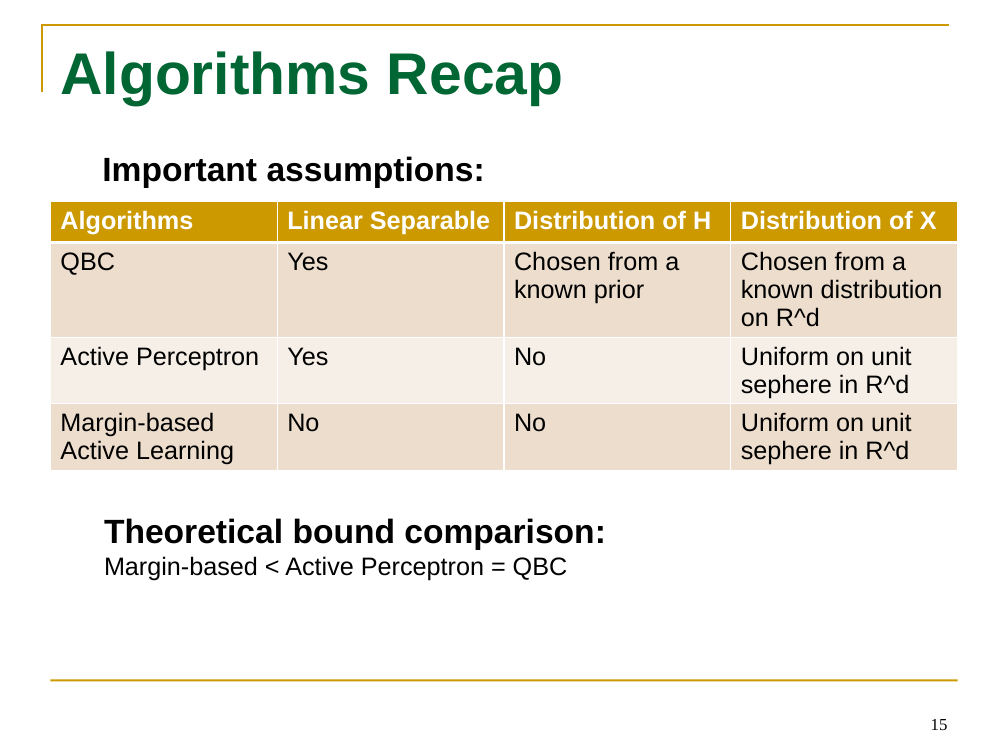
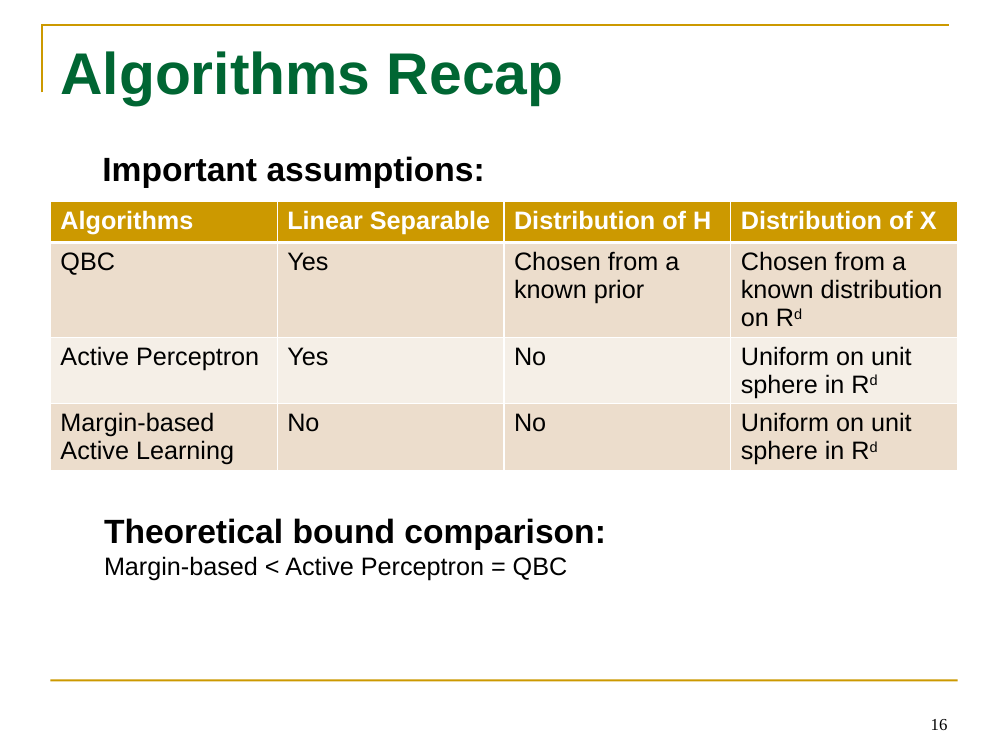
Before and after one commit to tttyy/Active-Learning, a slide deck: slide 16 of presentation/Activelearning.pptx (slide 15 before the commit). Drawn at 1008x756 pixels with LibreOffice and Linux fonts; fonts in the diff are those of the drawing. Boxes give left, top, right and bottom in pixels: in the first picture for what was removed or moved away, otherwise in the second. Text is boxed around its words. In the diff, an @@ line names an element or a change of style, - is before the commit and + after.

```diff
--- a/presentation/Activelearning.pptx
+++ b/presentation/Activelearning.pptx
@@ table at (50,202,958,485) @@
-row 2, column 4: Chosen from a known distribution on R^d
+row 2, column 4: Chosen from a known distribution on Rd
-row 3, column 4: Uniform on unit sephere in R^d
+row 3, column 4: Uniform on unit sphere in Rd
-row 4, column 4: Uniform on unit sephere in R^d
+row 4, column 4: Uniform on unit sphere in Rd
@@ page number at (931,719,948,730): text changed @@
-15
+16
```
Also in this commit, not shown: 9 other slides changed, 1 slide added, 1 other file.
